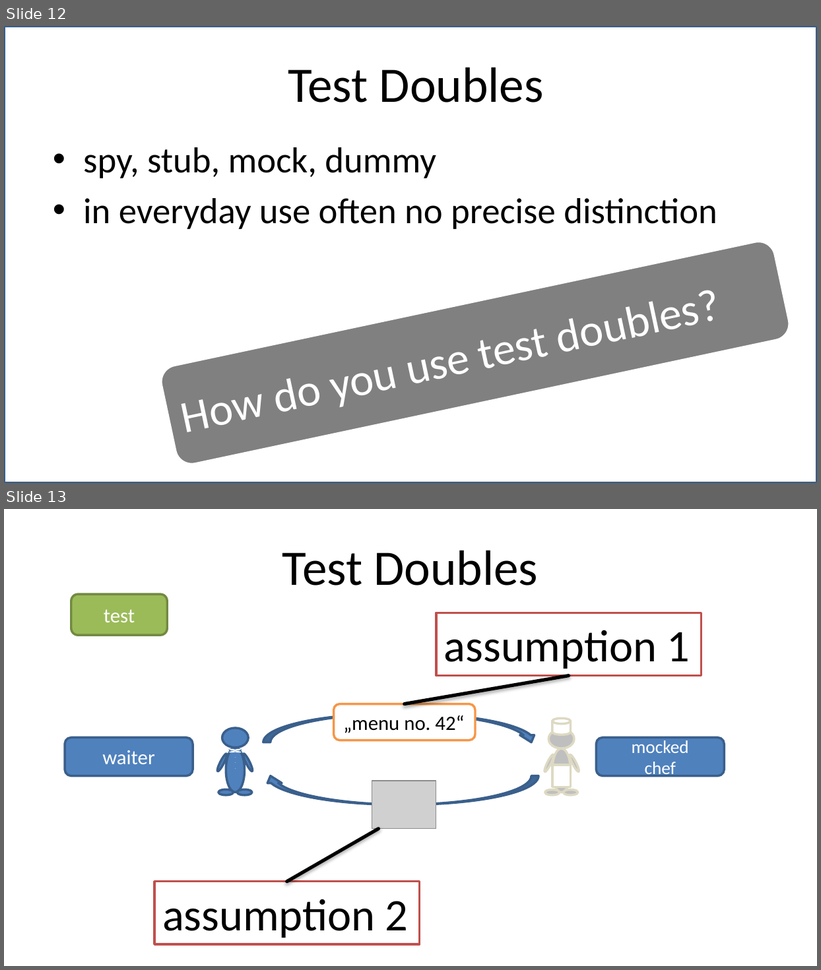
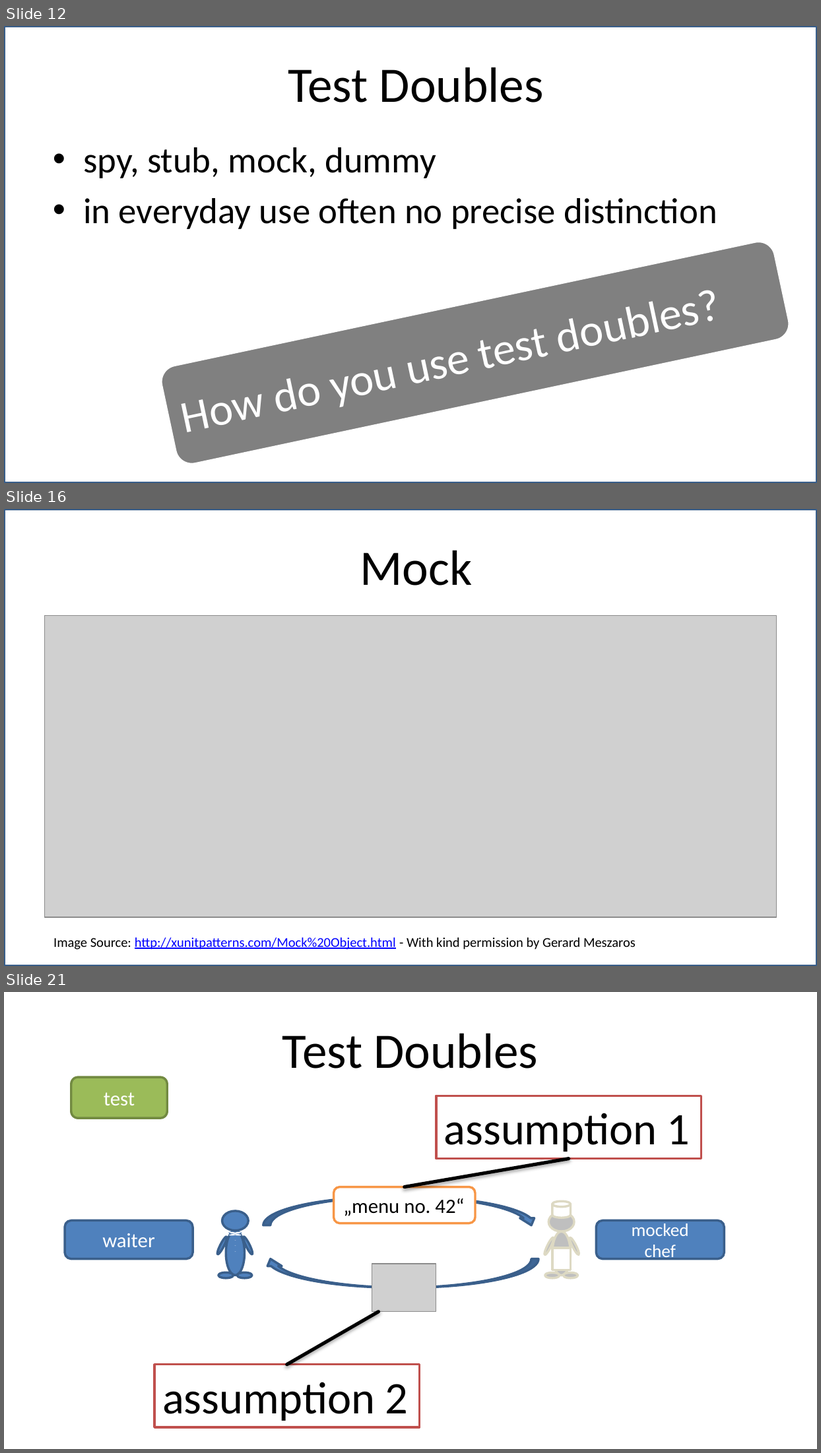
Before and after one commit to robindanzinger/chado_presentation, a slide deck: chadojs - who is testing the mocks - 16zu9.pptx. Shown one above the other, each under a label of ours: slides 12 and 13 before the commit, slides 12, 16 and 21 after it; the slides between them are not shown. The pictures are 821x970 and 821x1453 pixels, drawn with LibreOffice and Linux fonts; fonts in the diff are those of the drawing; grey boxes stand for pictures. Boxes give left, top, right and bottom in pixels: in the first picture for what was removed or moved away, otherwise in the second. Text is boxed around its words. In the diff, an @@ line names an element or a change of style, - is before the commit and + after.

```diff
--- a/chadojs - who is testing the mocks - 16zu9.pptx
+++ b/chadojs - who is testing the mocks - 16zu9.pptx
@@ slide 16 added at bbox=[4, 509, 817, 966], background #FFFFFF @@
@@ rectangle added at bbox=[4, 509, 817, 966], fill #FFFFFF at 74% opacity, outline #3A5F8C 2 pt @@
@@ title added at bbox=[360, 550, 472, 586], 44 pt, text #000000 @@
+Mock
@@ picture added at bbox=[45, 615, 776, 917] @@
@@ text added at bbox=[54, 937, 636, 950], 12 pt, text #000000 @@
+Image Source: http://xunitpatterns.com/Mock%20Object.html - With kind permission by Gerard Meszaros
@@ what was slide 13 is now slide 21 @@
```
Also in this commit, not shown: 7 other slides added.
